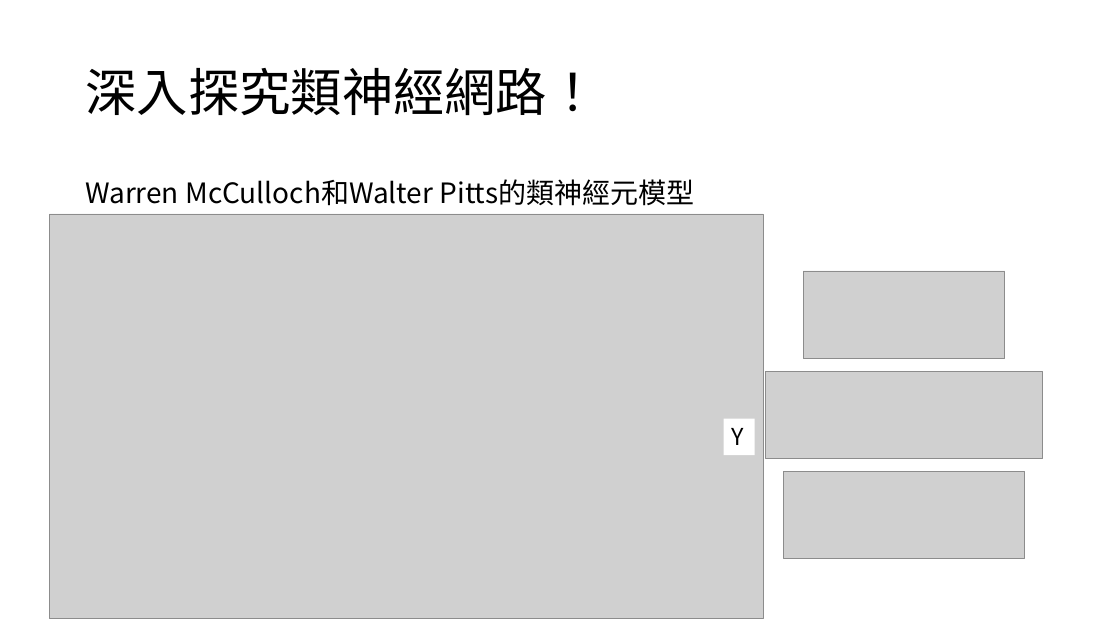
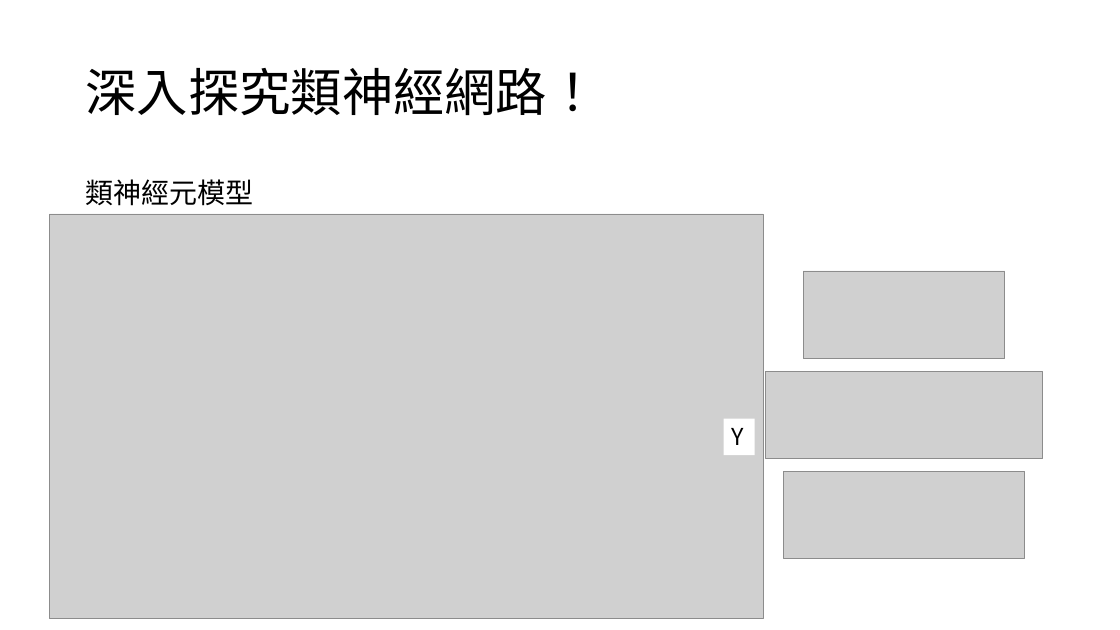
Before and after one commit to Henry-the-junior/nn_teaching, a slide deck: slide 21 of 模擬平台網頁_v2/教材簡報/第三單元、第四單元簡報_v1.pptx. Drawn at 1120x630 pixels with LibreOffice and Linux fonts; fonts in the diff are those of the drawing; grey boxes stand for pictures. Boxes give left, top, right and bottom in pixels: in the first picture for what was removed or moved away, otherwise in the second. Text is boxed around its words. In the diff, an @@ line names an element or a change of style, - is before the commit and + after.

Commit message:
modify

```diff
--- a/模擬平台網頁_v2/教材簡報/第三單元、第四單元簡報_v1.pptx
+++ b/模擬平台網頁_v2/教材簡報/第三單元、第四單元簡報_v1.pptx
@@ text at <box>85,179,253,206</box>: text changed @@
-Warren McCulloch和Walter Pitts的類神經元模型
+類神經元模型
```
